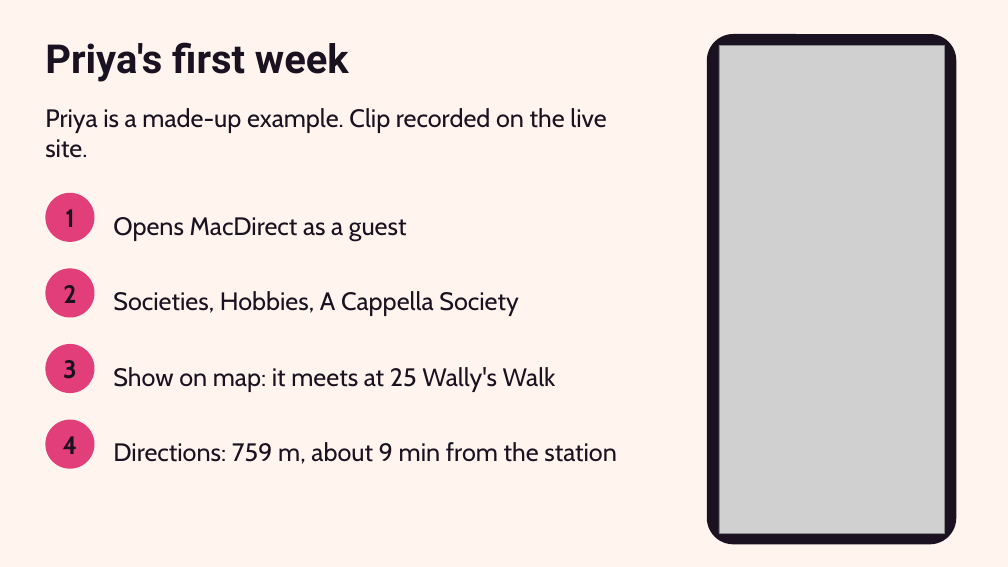
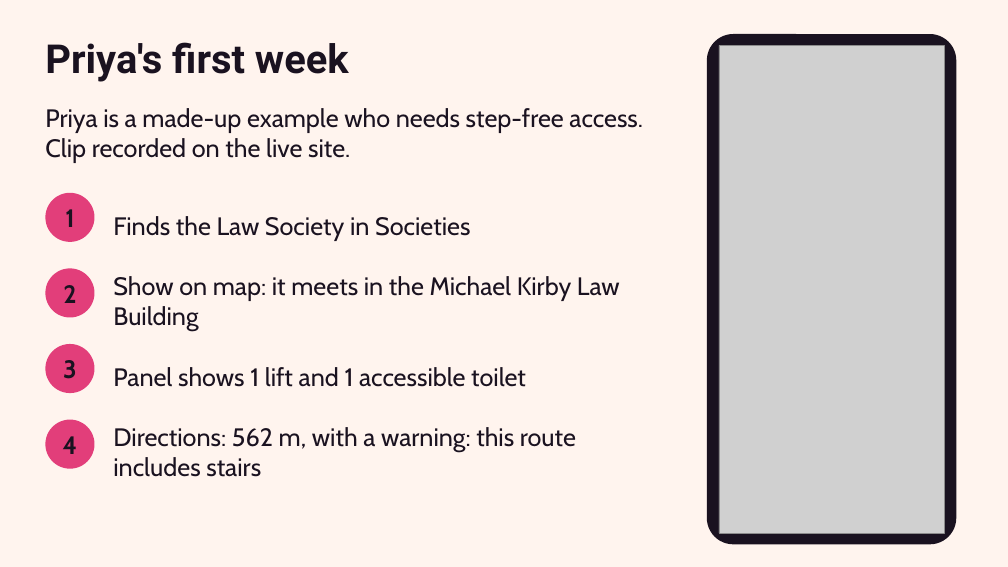
Before and after one commit to anjlaisup2hubgit/MacDirect, a slide deck: slide 3 of slides/MacDirect-5-min-talk.pptx. Drawn at 1008x567 pixels with LibreOffice and Linux fonts; fonts in the diff are those of the drawing; grey boxes stand for pictures. Boxes give left, top, right and bottom in pixels: in the first picture for what was removed or moved away, otherwise in the second. Text is boxed around its words. In the diff, an @@ line names an element or a change of style, - is before the commit and + after.

```diff
--- a/slides/MacDirect-5-min-talk.pptx
+++ b/slides/MacDirect-5-min-talk.pptx
@@ text at (x1=45, y1=108, x2=643, y2=163): text changed @@
-Priya is a made-up example. Clip recorded on the live site.
+Priya is a made-up example who needs step-free access. Clip recorded on the live site.
@@ text at (x1=113, y1=216, x2=470, y2=241): text changed @@
-Opens MacDirect as a guest
+Finds the Law Society in Societies
@@ text at (x1=113, y1=276, x2=620, y2=331): text changed @@
-Societies, Hobbies, A Cappella Society
+Show on map: it meets in the Michael Kirby Law Building
@@ text at (x1=113, y1=367, x2=526, y2=387): text changed @@
-Show on map: it meets at 25 Wally's Walk
+Panel shows 1 lift and 1 accessible toilet
@@ text at (x1=113, y1=427, x2=576, y2=477): text changed @@
-Directions: 759 m, about 9 min from the station
+Directions: 562 m, with a warning: this route includes stairs
```
Also in this commit, not shown: 3 other slides changed, 1 slide added, 1 slide removed.
